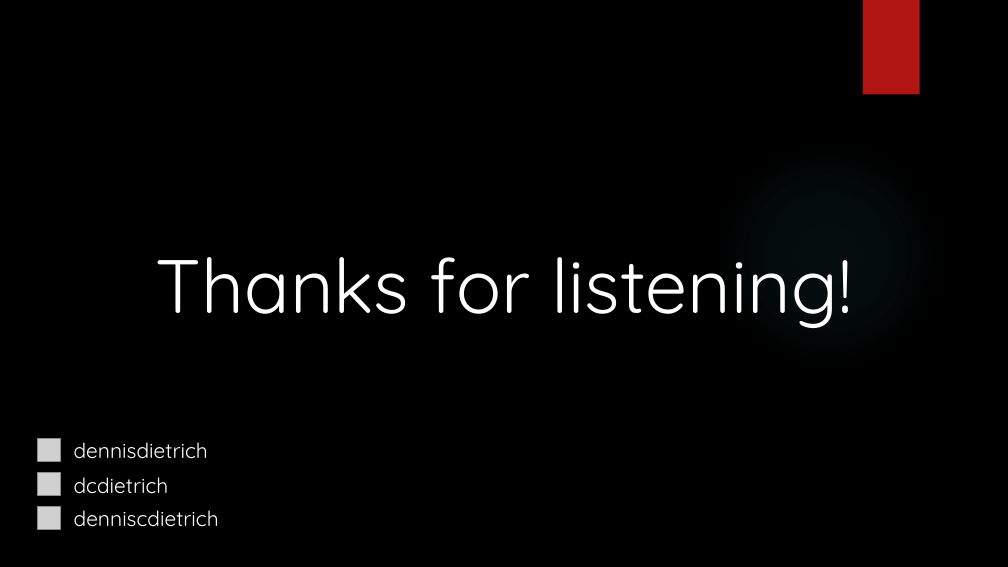
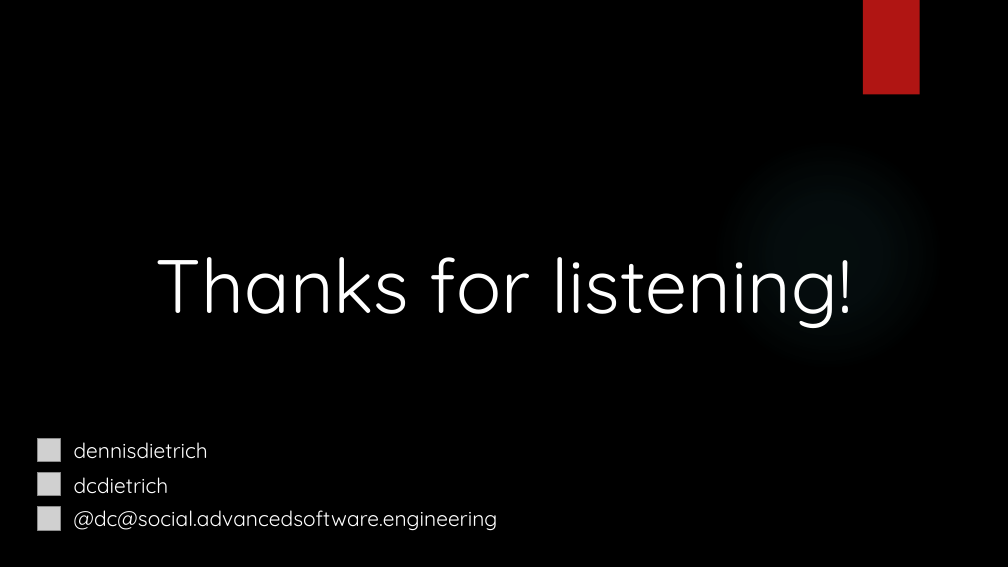
Before and after one commit to dennisdietrich/UnsafeCSharp, a slide deck: slide 54 of doc/Introduction to unsafe C#.pptx. Drawn at 1008x567 pixels with LibreOffice and Linux fonts; fonts in the diff are those of the drawing; grey boxes stand for pictures; background and template pictures are left out. Boxes give left, top, right and bottom in pixels: in the first picture for what was removed or moved away, otherwise in the second. Text is boxed around its words. In the diff, an @@ line names an element or a change of style, - is before the commit and + after.

Commit message:
Updated social media links

```diff
--- a/doc/Introduction to unsafe C#.pptx
+++ b/doc/Introduction to unsafe C#.pptx
@@ text removed at box(74, 510, 219, 527) @@
-denniscdietrich
@@ text added at box(74, 510, 498, 531), 20 pt, text #FFFFFF @@
+@dc@social.advancedsoftware.engineering
```
Also in this commit, not shown: 2 other slides changed.
